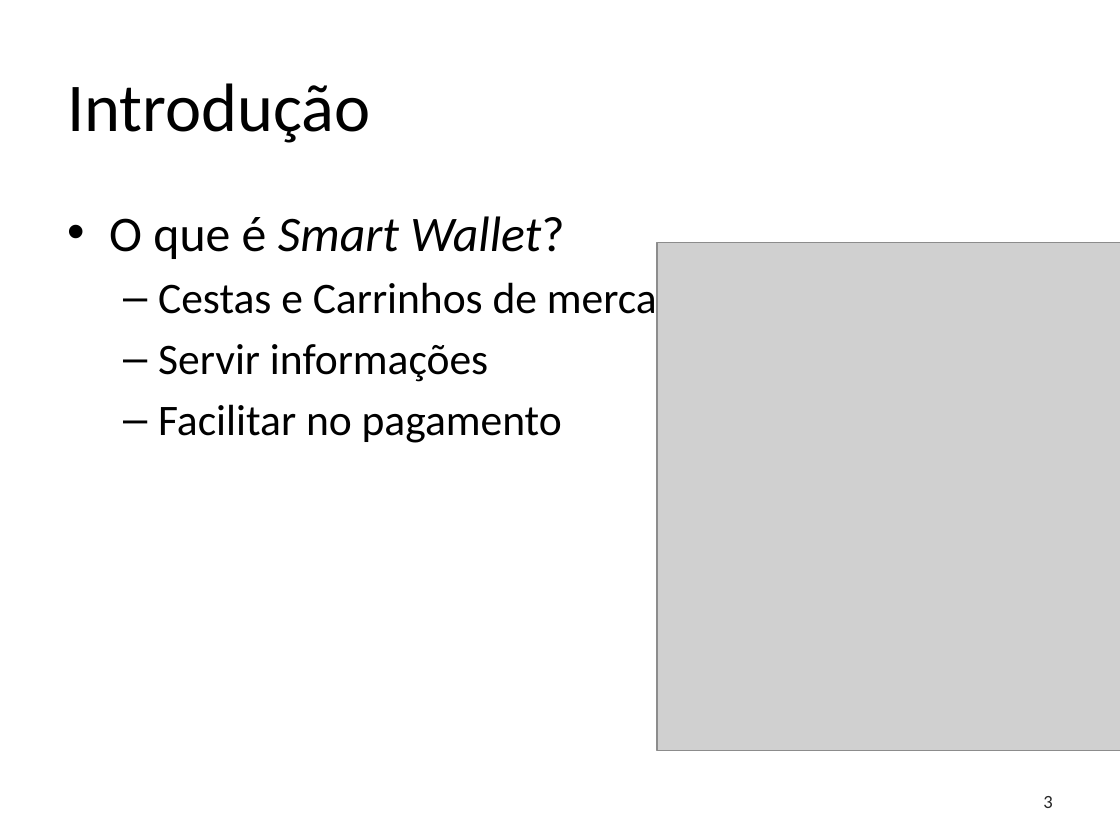
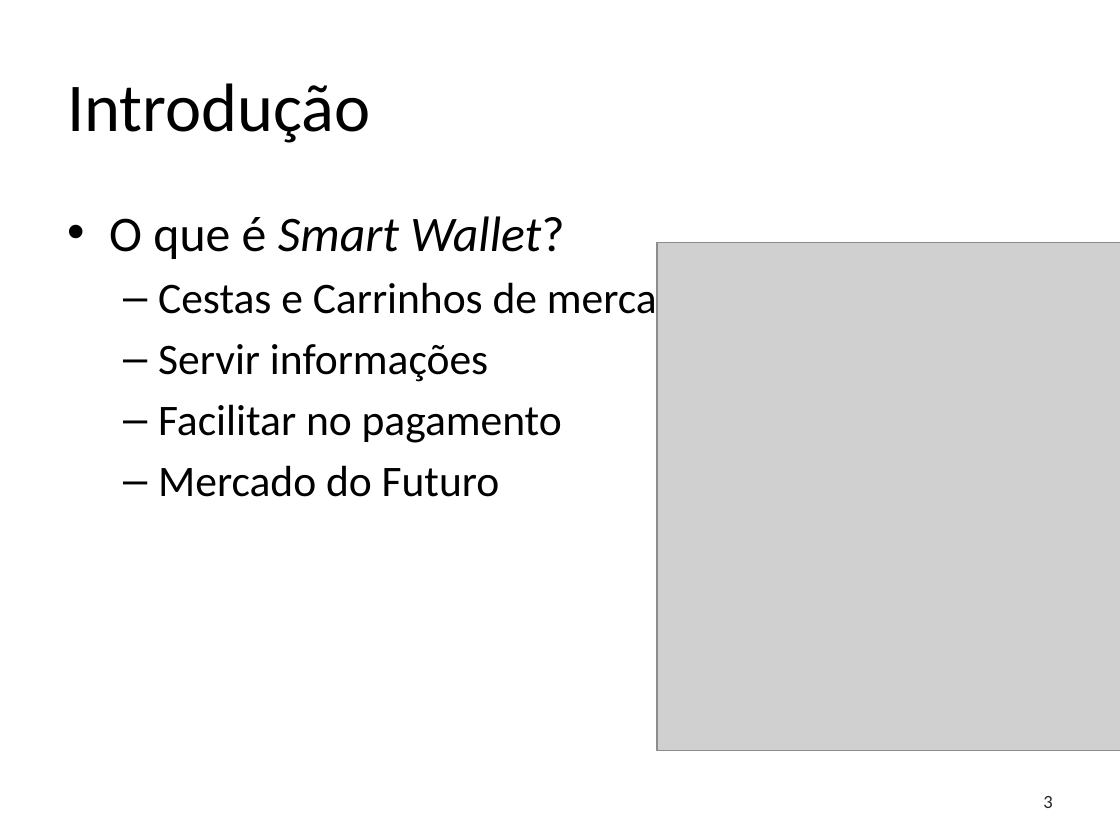
Before and after one commit to Rinidi/EasyWallet, a slide deck: slide 3 of Apresentação/SmartWallet.pptx. Drawn at 1120x840 pixels with LibreOffice and Linux fonts; fonts in the diff are those of the drawing; grey boxes stand for pictures; background and template pictures are left out. Boxes give left, top, right and bottom in pixels: in the first picture for what was removed or moved away, otherwise in the second. Text is boxed around its words. In the diff, an @@ line names an element or a change of style, - is before the commit and + after.

```diff
--- a/Apresentação/SmartWallet.pptx
+++ b/Apresentação/SmartWallet.pptx
@@ text at (158, 465, 500, 497): paragraph added @@
+  – Mercado do Futuro
```
Also in this commit, not shown: 3 other slides changed, 1 slide added, 12 other files.
